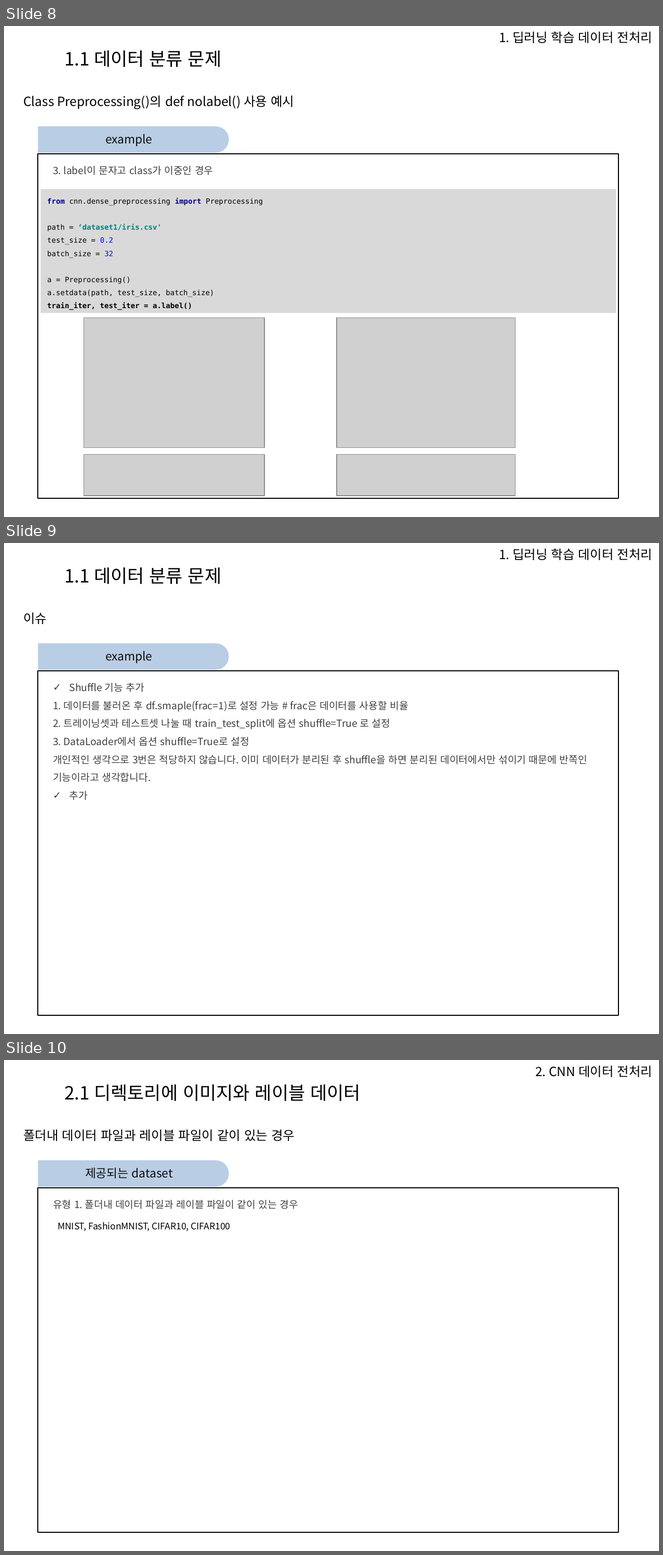
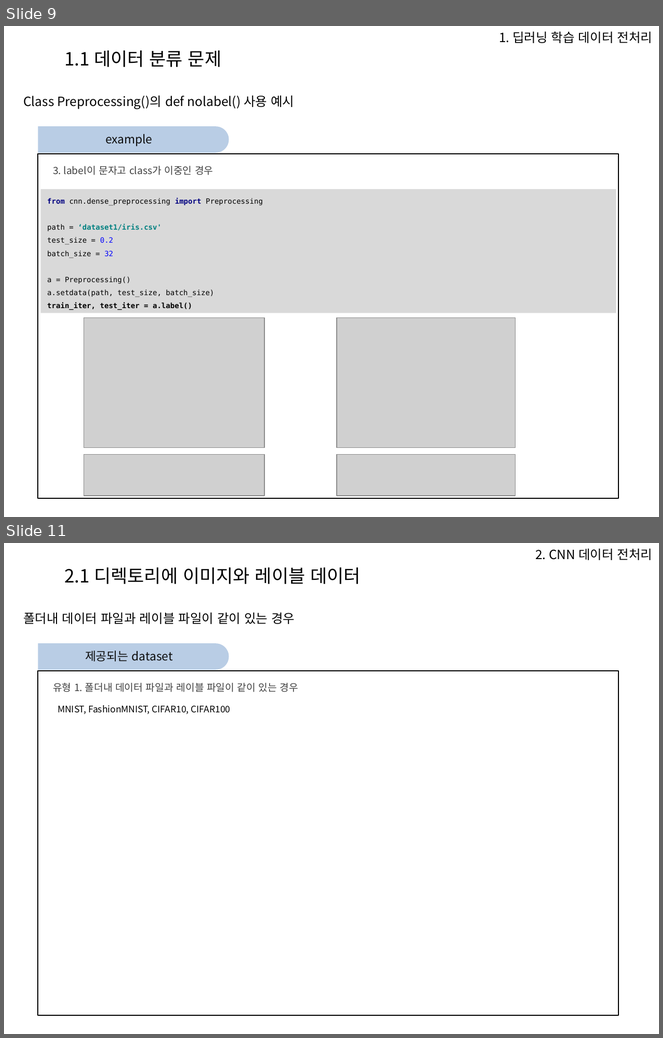
Before and after one commit to Heechul90/Preprocessing, a slide deck: 파이썬 전처리 코드 모듈화 설명.pptx. Shown one above the other, each under a label of ours: slides 8, 9 and 10 before the commit, slides 9 and 11 after it; the slides between them are not shown. The pictures are 663x1555 and 663x1038 pixels, drawn with LibreOffice and Linux fonts; fonts in the diff are those of the drawing; grey boxes stand for pictures; background and template pictures are left out. Boxes give left, top, right and bottom in pixels: in the first picture for what was removed or moved away, otherwise in the second. Text is boxed around its words. In the diff, an @@ line names an element or a change of style, - is before the commit and + after.

```diff
--- a/파이썬 전처리 코드 모듈화 설명.pptx
+++ b/파이썬 전처리 코드 모듈화 설명.pptx
@@ slide 9 removed at bbox=[4, 543, 659, 1034], background picture (left out) @@
@@ text removed at bbox=[499, 548, 653, 560] @@
-1. 딥러닝 학습 데이터 전처리
@@ text removed at bbox=[65, 567, 222, 584] @@
-1.1 데이터 분류 문제
@@ text removed at bbox=[23, 612, 47, 624] @@
-이슈
@@ round same rect removed at bbox=[38, 643, 229, 670] @@
@@ rectangle removed at bbox=[39, 644, 219, 668] @@
-example
@@ rectangle removed at bbox=[38, 671, 619, 1015] @@
@@ text removed at bbox=[53, 683, 587, 800] @@
-✓ Shuffle 기능 추가
-1. 데이터를 불러온 후 df.smaple(frac=1)로 설정 가능 # frac은 데이터를 사용할 비율
-2. 트레이닝셋과 테스트셋 나눌 때 train_test_split에 옵션 shuffle=True 로 설정
-3. DataLoader에서 옵션 shuffle=True로 설정
-개인적인 생각으로 3번은 적당하지 않습니다. 이미 데이터가 분리된 후 shuffle을 하면 분리된 데이터에서만 섞이기 때문에 반쪽인 기능이라고 생각합니다.
-✓ 추가
@@ what was slide 8 is now slide 9 @@
@@ what was slide 10 is now slide 11 @@
```
Also in this commit, not shown: 3 slides changed, 3 slides added, 3 other files.
